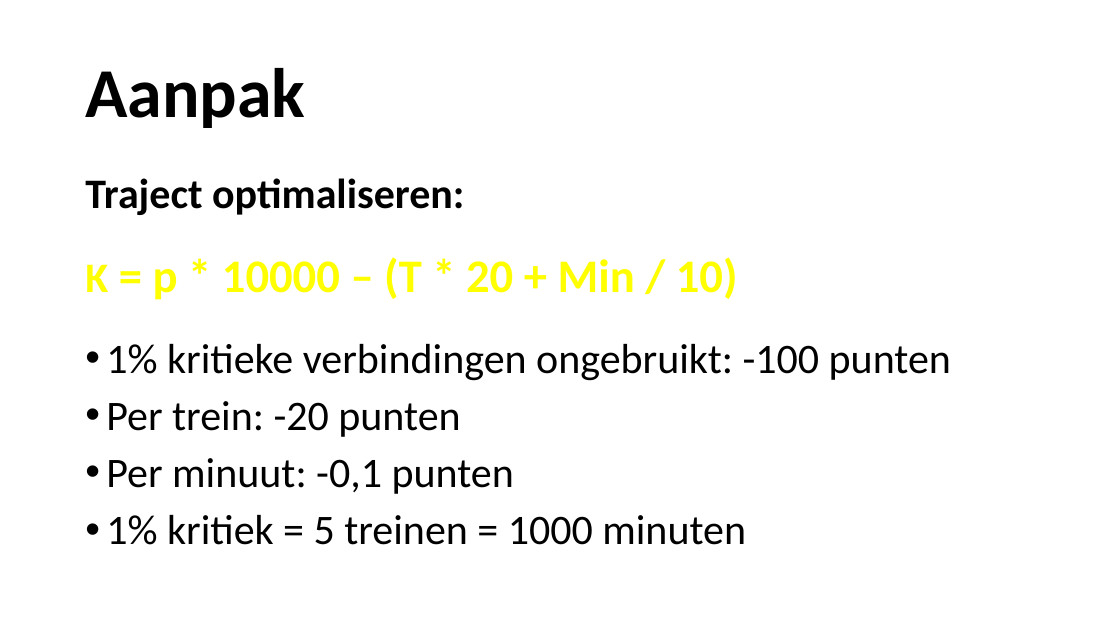
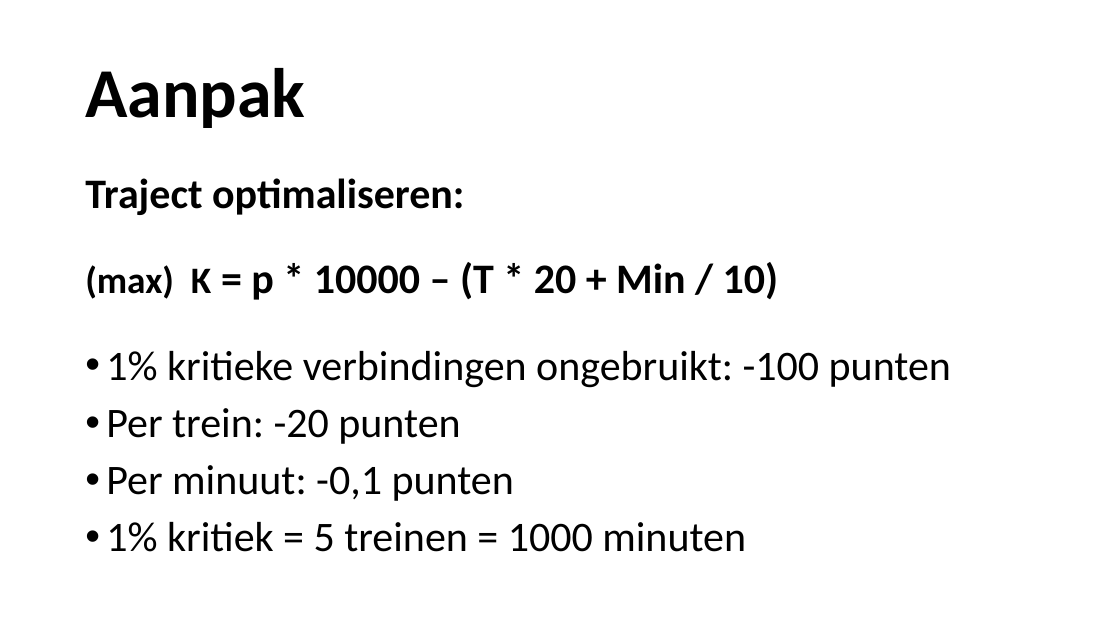
Before and after one commit to lisa259/RailNL, a slide deck: slide 12 of Presentation Judoli.odp. Drawn at 1120x630 pixels with LibreOffice and Linux fonts; fonts in the diff are those of the drawing; background and template pictures are left out. Boxes give left, top, right and bottom in pixels: in the first picture for what was removed or moved away, otherwise in the second. Text is boxed around its words. In the diff, an @@ line names an element or a change of style, - is before the commit and + after.

```diff
--- a/Presentation Judoli.odp
+++ b/Presentation Judoli.odp
@@ text at box(85, 257, 738, 300): paragraph removed @@
-K = p * 10000 – (T * 20 + Min / 10)
@@ text added at box(85, 262, 779, 300), 36 pt, text #000000, bold @@
+(max) K = p * 10000 – (T * 20 + Min / 10)
```
Also in this commit, not shown: 3 other slides changed, 1 slide added, 1 slide removed.
